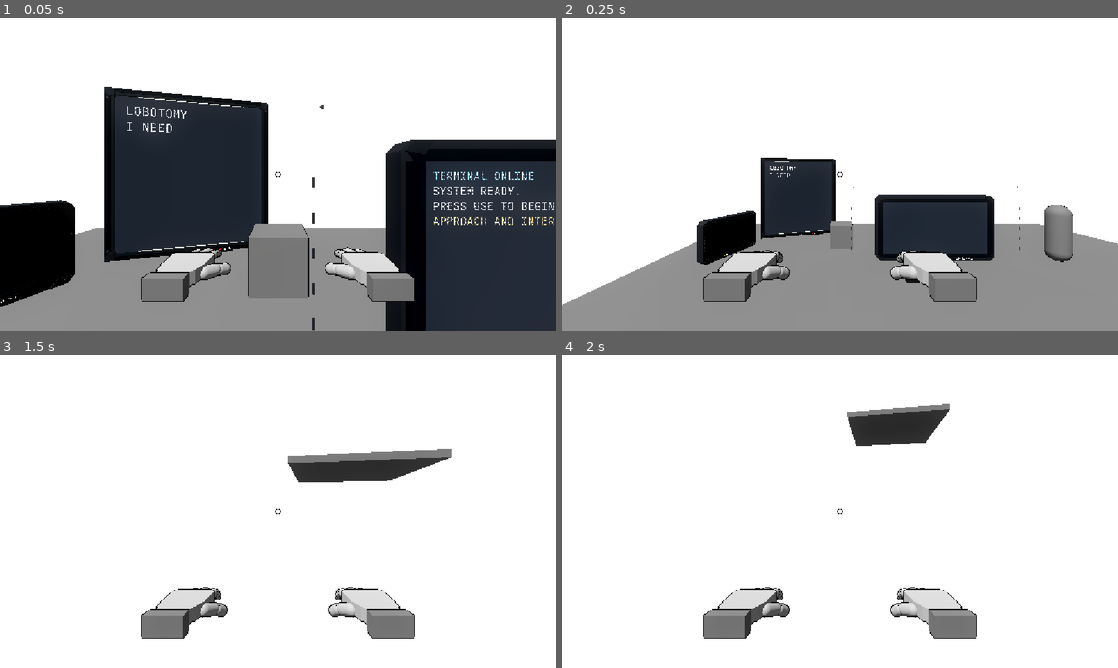
Above: before the commit, frames 1-4 (two rows, left to right).
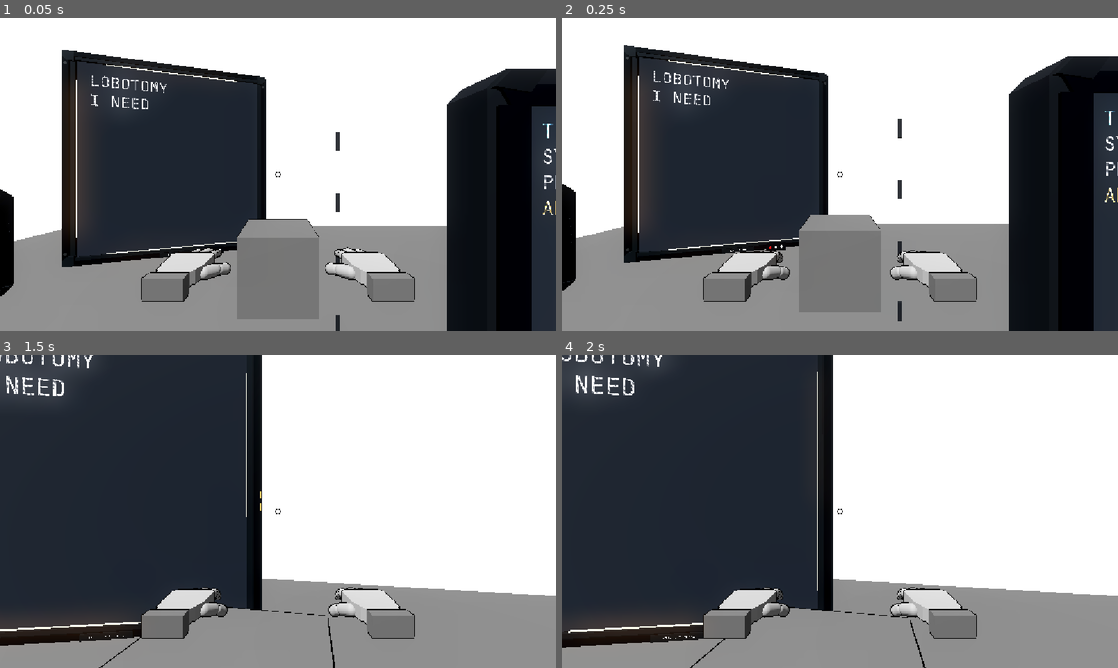
Above: after the commit, the same moments.

Repository: greedisfaust/fowl-play-project
Game: Godot game, scene res://arena/test_arena.tscn
Same seed, same stepped clock (60 frames per second), same inputs: the game is played once before the commit and once after it.
Inputs (mouse positions are in pixels of both pictures, inside the frame that each line leads up to):
- Up to frame 1 (0.05 s): no input
- Up to frame 2 (0.25 s): no input
- Up to frame 3 (1.5 s): tap Enter at 0.5 s; move the mouse to (305, 511) at 0.52 s; hold E (interact) 0.53-1.28 s; hold W (move_forward) from 0.53 s (still down); click (305, 511) at 0.67 s; tap Space (jump) at 0.77 s; move the mouse to (250, 511) at 1.27 s; click (250, 511) at 1.35 s
- Up to frame 4 (2 s): keep holding W (move_forward); tap Space (jump) at 1.52 s

The runs differ from the first frame. In frame 1, 33% of the frame differs, in the area x 0-100%, y 10-100%; in frame 2, 47%; in frame 3, 59%; in frame 4, 60%, in the area x 0-100%, y 0-100%.
Error before the commit: Parse Error: Could not preload resource script "res://ragdoll/procedural_leg_controller.gd". (res://ragdoll/player_rig.gd:8)

Commit message:
fix: finalize walk gait syntax and regression notes

Diff:
--- a/fowl-play/ragdoll/procedural_leg_controller.gd
+++ b/fowl-play/ragdoll/procedural_leg_controller.gd
@@ -119,7 +119,7 @@
 	right_foot_rotation = Quaternion(right_foot_axis, -(right_swing + right_knee) * TUNING.LEG_FOOT_COUNTER_ROTATION + right_foot_pitch * stride_weight * motion_weight)
 
 func _get_swing_progress(cycle: float) -> float:
-	if cycle < stance_fraction
+	if cycle < stance_fraction:
 		return 0.0
 	return clampf(
 		(cycle - stance_fraction) / (1.0 - stance_fraction),
